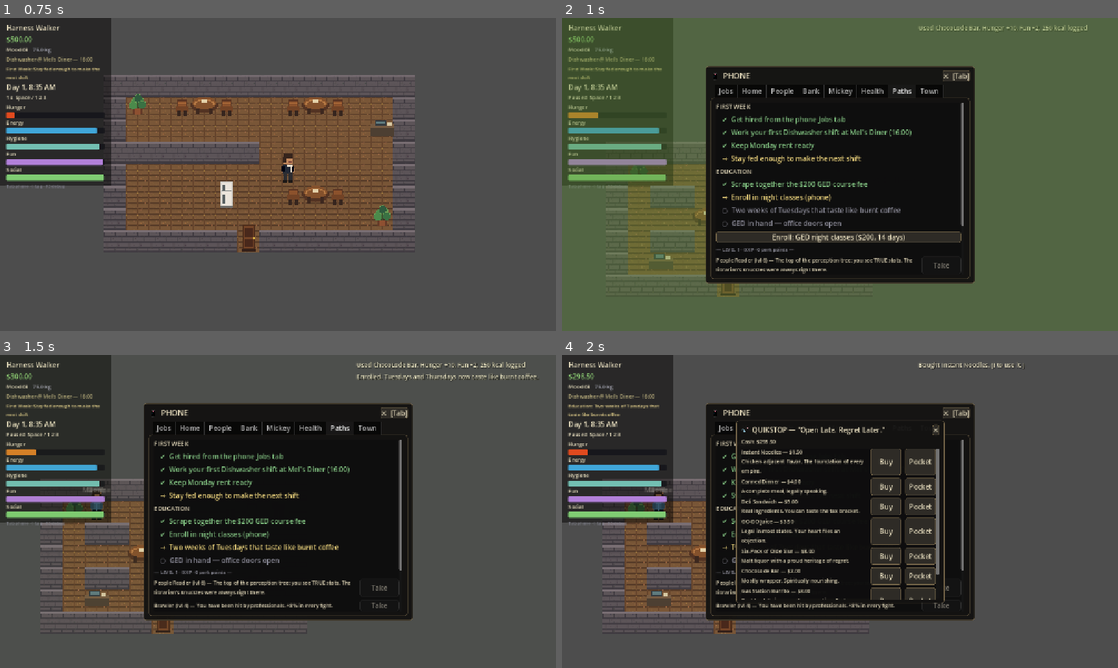
Above: before the commit, frames 1-4 (two rows, left to right).
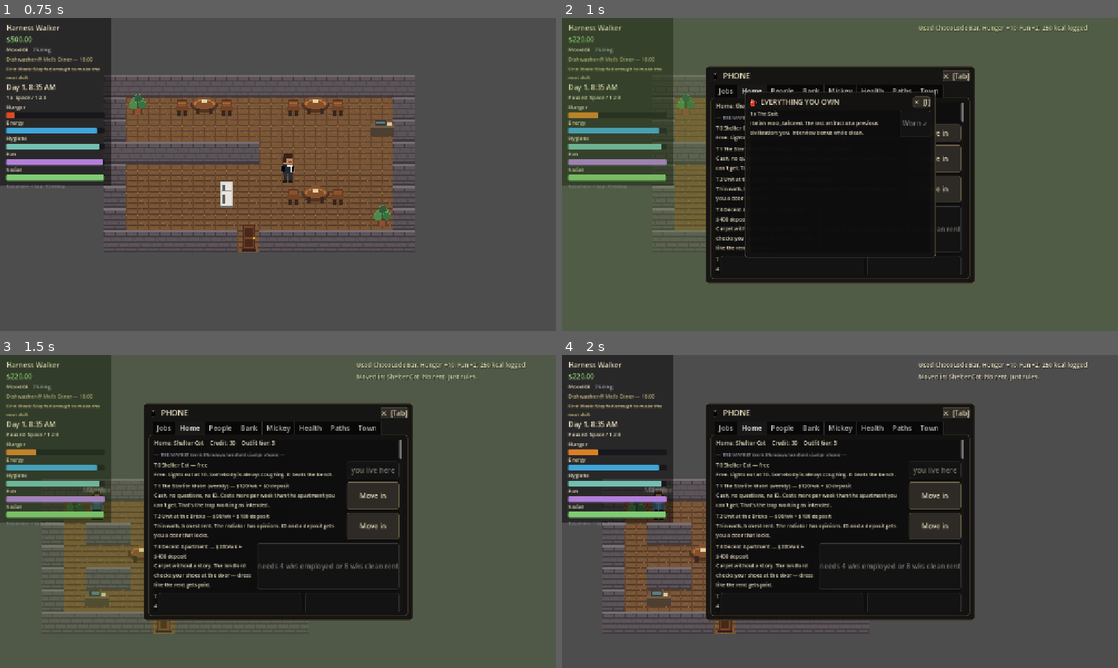
Above: after the commit, the same moments.

Repository: redstonejh/rags
Game: Godot game, scene res://scenes/dev/PlaytestDriver.tscn
Same seed, same stepped clock (60 frames per second), same inputs: the game is played once before the commit and once after it. This scene is started directly instead of the project's main scene.
Inputs (mouse positions are in pixels of both pictures, inside the frame that each line leads up to):
- Up to frame 1 (0.75 s): move the mouse to (400, 158) at 0.52 s; hold D (move_right) from 0.53 s (still down); hold Tab (phone) from 0.53 s (still down); click (400, 158) at 0.67 s
- Up to frame 2 (1 s): keep holding D (move_right); keep holding Tab (phone)
- Up to frame 3 (1.5 s): release D (move_right) at 1.25 s; release Tab (phone) at 1.25 s; click "Enroll: GED night classes ($2…" (after the commit: "Move in") at 1.25 s
- Up to frame 4 (2 s): no input

Frame 1 is identical in both runs. In frame 2, 10% of the frame differs, in the area x 1-73%, y 6-90%; in frame 3, 9.0%; in frame 4, 12%, in the area x 1-95%, y 2-82%.

Commit message:
Refresh phone tabs on selection

Diff:
--- a/scripts/dev/playtest_driver.gd
+++ b/scripts/dev/playtest_driver.gd
@@ -186,7 +186,7 @@
 	_check(not _descendant_text_contains(people_content, "misjudged you in public"),
 			"People tab phrases player memories from the player's view")
 	_check(phone.call("open_tab", "Paths"), "phone Paths tab selectable")
-	await get_tree().process_frame
+	await _ui_frames(2)
 	var paths_content := _find_named_descendant(phone, "PathsContent")
 	var first_week_heading := _find_named_descendant(phone, "PathHeading_first_week")
 	var ged_button := _find_named_descendant(phone, "GedEnrollButton")
@@ -197,6 +197,31 @@
 			and _direct_child_index(paths_content, first_week_heading) \
 					< _direct_child_index(paths_content, ged_button),
 			"Paths tab lists active objectives before secondary actions")
+	await _verify_phone_tab_refresh(phone)
+
+
+func _verify_phone_tab_refresh(phone: CanvasLayer) -> void:
+	var sheet: CharacterSheet = WorldState.player_sheet
+	sheet.flags["has_id"] = true
+	sheet.housing_id = ""
+	sheet.cash_cents = 17000
+	sheet.bank_cents = 5000
+	phone.call("open_tab", "Home")
+	await _ui_frames(2)
+	var home_content := _find_named_descendant(phone, "HomeContent")
+	_check(home_content != null and _descendant_text_contains(home_content, "deposit $180"),
+			"Home tab initially reflects missing apartment deposit")
+	phone.call("open_tab", "Bank")
+	await _ui_frames(2)
+	var withdraw := _find_button_with_text(phone, "Withdraw $50")
+	_check(withdraw != null and not withdraw.disabled, "Bank tab exposes withdraw action")
+	if withdraw != null:
+		withdraw.pressed.emit()
+	await _ui_frames(2)
+	phone.call("open_tab", "Home")
+	await _ui_frames(2)
+	_check(home_content != null and _descendant_text_contains(home_content, "Move in"),
+			"Home tab refreshes affordability after bank withdrawal")
 
 
 func _verify_date_scene_ui() -> void:
@@ -811,6 +836,11 @@
 		await get_tree().physics_frame
 
 
+func _ui_frames(count: int) -> void:
+	for _i in count:
+		await get_tree().process_frame
+
+
 func _action(name: String) -> InputEventAction:
 	var event := InputEventAction.new()
 	event.action = name
--- a/scripts/ui/phone.gd
+++ b/scripts/ui/phone.gd
@@ -23,6 +23,9 @@
 	layer = 10
 	visible = false
 	_build_ui()
+	_tabs.tab_changed.connect(func(_tab: int) -> void:
+		if visible:
+			call_deferred("_refresh_current_tab"))
 	EventBus.path_updated.connect(func() -> void:
 		if visible:
 			_refresh_paths())
@@ -62,7 +65,10 @@
 		return false
 	for i in _tabs.get_tab_count():
 		if _tabs.get_tab_title(i) == tab_name:
+			var already_selected := _tabs.current_tab == i
 			_tabs.current_tab = i
+			if visible and already_selected:
+				call_deferred("_refresh_current_tab")
 			return true
 	return false
 
@@ -137,8 +143,29 @@
 	_refresh_town()
 
 
+func _refresh_current_tab() -> void:
+	match _tabs.get_tab_title(_tabs.current_tab):
+		"Jobs":
+			_refresh_jobs()
+		"Home":
+			_refresh_home()
+		"People":
+			_refresh_people()
+		"Bank":
+			_refresh_bank()
+		"Mickey":
+			_refresh_mickey()
+		"Health":
+			_refresh_health()
+		"Paths":
+			_refresh_paths()
+		"Town":
+			_refresh_town()
+
+
 func _clear(box: VBoxContainer) -> void:
 	for child in box.get_children():
+		box.remove_child(child)
 		child.queue_free()
 
 
Not shown, changed: docs/PROGRESS.md
